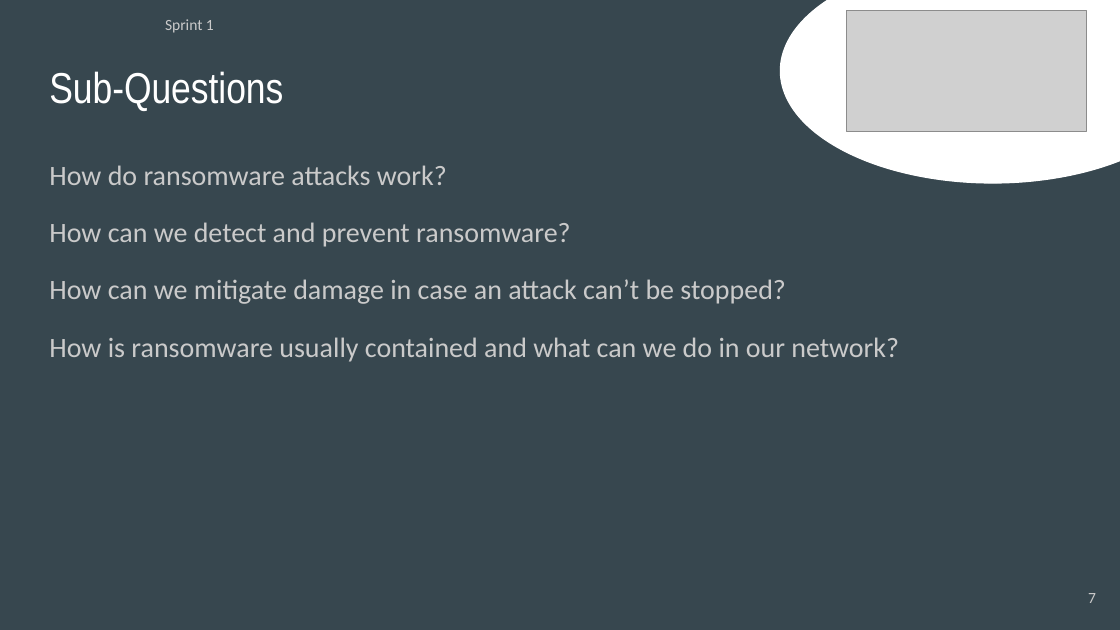
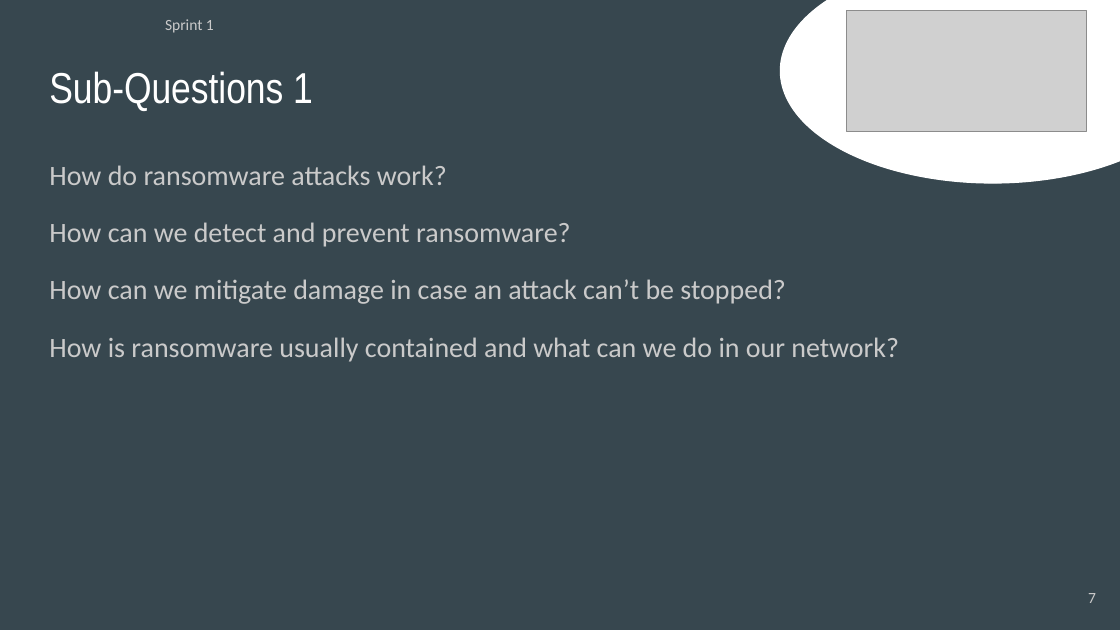
Before and after one commit to N4fta/threat-shield, a slide deck: slide 7 of Documentation/Presentations/Presentation 08.04.2025.odp. Drawn at 1120x630 pixels with LibreOffice and Linux fonts; fonts in the diff are those of the drawing; grey boxes stand for pictures. Boxes give left, top, right and bottom in pixels: in the first picture for what was removed or moved away, otherwise in the second. Text is boxed around its words. In the diff, an @@ line names an element or a change of style, - is before the commit and + after.

```diff
--- a/Documentation/Presentations/Presentation 08.04.2025.odp
+++ b/Documentation/Presentations/Presentation 08.04.2025.odp
@@ title at box(49, 71, 313, 111): text changed @@
-Sub-Questions
+Sub-Questions 1
```
Also in this commit, not shown: 3 slides added, 1 slide removed.
